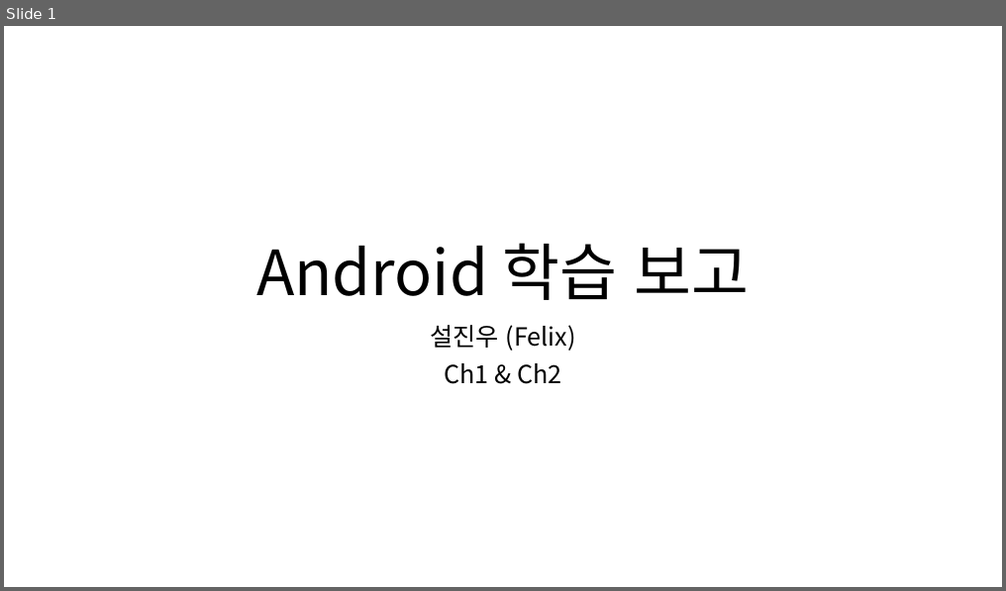
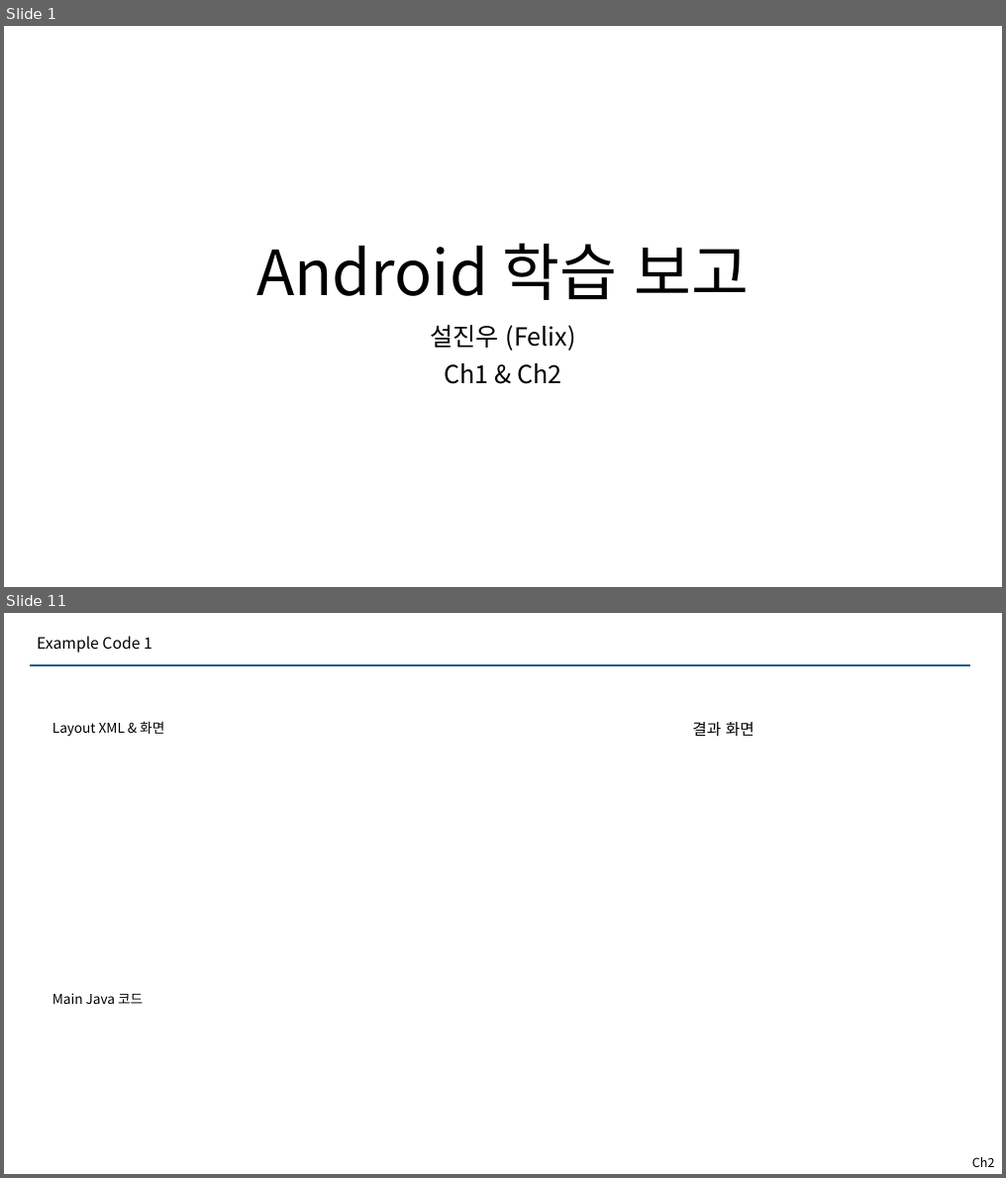
Before and after one commit to Jinwooseol/Android, a slide deck: contents/Ch1, 2.pptx. Shown one above the other, each under a label of ours: slide 1 before the commit, slides 1 and 11 after it; the slides between them are not shown. The pictures are 1006x591 and 1006x1178 pixels, drawn with LibreOffice and Linux fonts; fonts in the diff are those of the drawing. Boxes give left, top, right and bottom in pixels: in the first picture for what was removed or moved away, otherwise in the second. Text is boxed around its words. In the diff, an @@ line names an element or a change of style, - is before the commit and + after.

```diff
--- a/contents/Ch1, 2.pptx
+++ b/contents/Ch1, 2.pptx
@@ slide 11 added at (x1=4, y1=613, x2=1002, y2=1174), background #FFFFFF @@
@@ text added at (x1=37, y1=636, x2=152, y2=653), 15 pt, text #000000 @@
+Example Code 1
@@ line added from (30, 665) to (971, 665), #156082 1.5 pt @@
@@ text added at (x1=53, y1=721, x2=164, y2=736), 13 pt, text #000000 @@
+Layout XML & 화면
@@ text added at (x1=692, y1=722, x2=754, y2=737), 15 pt, text #000000 @@
+결과 화면
@@ text added at (x1=53, y1=993, x2=143, y2=1004), 13 pt, text #000000 @@
+Main Java 코드
@@ text added at (x1=972, y1=1157, x2=995, y2=1167), 12 pt, text #000000 @@
+Ch2
```
Also in this commit, not shown: 12 other slides added.
